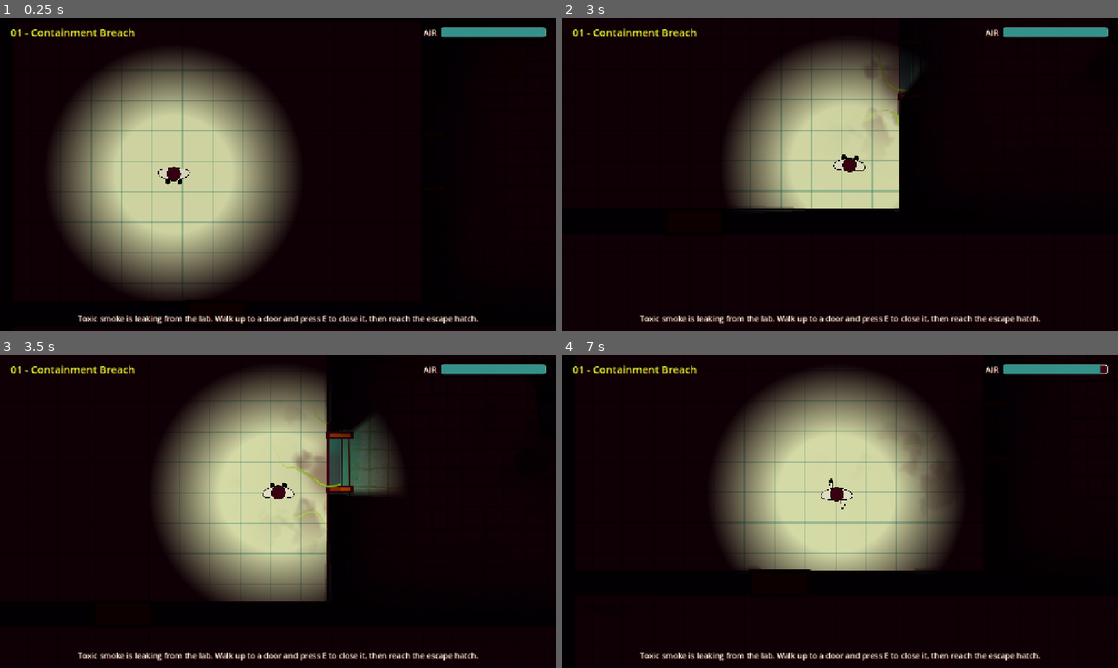
Above: before the commit, frames 1-4 (two rows, left to right).
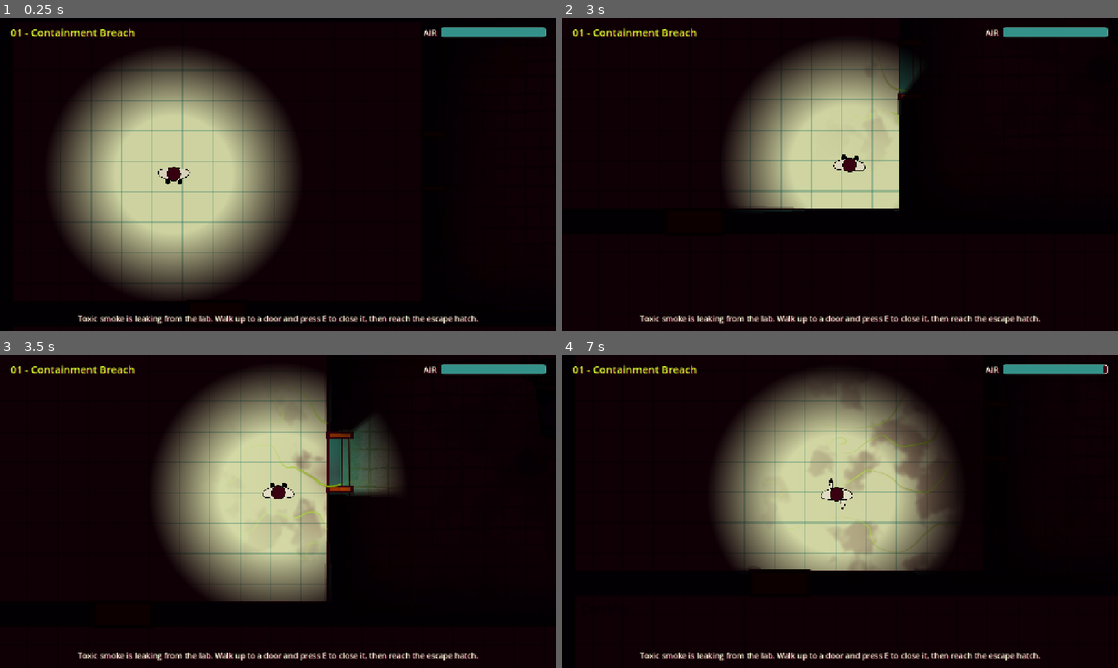
Above: after the commit, the same moments.

Repository: lvntszcs/jam26
Game: Godot game, scene res://scenes/main.tscn
Same seed, same stepped clock (60 frames per second), same inputs: the game is played once before the commit and once after it.
Inputs:
- Up to frame 1 (0.25 s): no input
- Up to frame 2 (3 s): tap E (interact) at 0.5, 1.35, 2, 2.85 s; hold D (move_right) 0.53-1.28 s; hold E (interact) 0.53-1.28 s; hold S (move_down) 1.28-2.03 s; hold D (move_right) 2.03-2.78 s; hold E (interact) 2.03-2.78 s; hold W (move_up) from 2.78 s (still down)
- Up to frame 3 (3.5 s): keep holding W (move_up)
- Up to frame 4 (7 s): tap E (interact) at 3.5, 4.35, 5.85 s; release W (move_up) at 3.53 s; hold E (interact) 3.53-4.28 s; hold A (move_left) 3.53-5.03 s; hold S (move_down) 5.03-5.78 s; hold E (interact) 5.03-5.78 s; hold D (move_right) 5.78-6.53 s; hold W (move_up) from 6.53 s (still down); hold E (interact) from 6.53 s (still down)

Frame 1 is identical in both runs. In frame 2, 0.3% of the frame differs, in the area x 56-61%, y 16-34%; in frame 3, 0.3%; in frame 4, 2.8%, in the area x 39-98%, y 3-69%.

Commit message:
Only let smoke through a door once it has spread up to it
Door flow used the rooms' average smoke, so the next room filled while the drawn
smoke was still far from the door. Flow is now gated by the smoke grid's density
at the doorway, the Level steps the grids together with the gameplay smoke, and
the grid spreads fast enough (substeps, spread_speed 40) to keep up with it.

Co-Authored-By: Claude Opus 5.5 <noreply@anthropic.com>

Diff:
--- a/config/smoke.tres
+++ b/config/smoke.tres
@@ -15,5 +15,5 @@
 edge_softness = 0.3
 edge_mask_size = 700.0
 cell_size = 50.0
-spread_speed = 6.0
+spread_speed = 40.0
 fill_speed = 2.0
--- a/scripts/level/level.gd
+++ b/scripts/level/level.gd
@@ -30,6 +30,7 @@
 var _prompt := ""
 var _focus: GameObject
 var _highlight: Sprite2D
+var _smoke_surfaces := {}
 
 
 func _ready() -> void:
@@ -83,12 +84,27 @@
 	return result
 
 
+## How thick the smoke is in `room` right next to `door`.
+func doorway_smoke(door: Door, room: Room) -> float:
+	var surface: SmokeSurface = _smoke_surfaces.get(room)
+	return surface.density_at(door.global_position) if surface else room.smoke
+
+
+## 0 to 1: how freely smoke leaves `source` through `door`. Smoke only passes through once the
+## drawn smoke has spread up to the door, and fully once it is as thick there as the room average.
+func _doorway_gate(door: Door, source: Room) -> float:
+	if source.smoke <= 0.0:
+		return 0.0
+	return minf(1.0, doorway_smoke(door, source) / source.smoke)
+
+
 func step_smoke(delta: float) -> void:
 	for door in doors:
 		if door.is_open and door.rooms.size() == 2:
 			var a := door.rooms[0]
 			var b := door.rooms[1]
-			var flow := door_flow * (a.smoke - b.smoke) * delta
+			var source := a if a.smoke > b.smoke else b
+			var flow := door_flow * (a.smoke - b.smoke) * delta * _doorway_gate(door, source)
 			a.smoke -= flow / a.capacity()
 			b.smoke += flow / b.capacity()
 	for object in objects:
@@ -96,6 +112,8 @@
 			object.room.smoke = object.affect_smoke(object.room.smoke, delta)
 	for room in rooms:
 		room.smoke = clampf(room.smoke, 0.0, 1.0)
+	for surface: SmokeSurface in _smoke_surfaces.values():
+		surface.simulate(delta)
 
 
 func interact(by: Player) -> void:
@@ -168,6 +186,7 @@
 		var surface := SmokeSurface.new()
 		surface.setup(self, room, config)
 		room.add_child(surface)
+		_smoke_surfaces[room] = surface
 
 
 ## Darkens the world with a CanvasModulate and gives the player's light its settings.
--- a/scripts/smoke/smoke_config.gd
+++ b/scripts/smoke/smoke_config.gd
@@ -4,8 +4,9 @@
 ## How the smoke looks and spreads on screen. The default is res://config/smoke.tres, and a
 ## Level can use its own through its `smoke_config` property. The smoke art itself (the
 ## tileable animation frames) is `smoke_frames` in res://art/art_theme.tres.
-## These settings only change the visuals: how much smoke a room holds, and how dangerous it
-## is, is decided by the smoke sources, vents and doors.
+## Apart from `spread_speed` and `cell_size` (smoke passes a door once it has spread up to it),
+## these settings only change the visuals: how much smoke a room holds is decided by the smoke
+## sources, vents and doors.
 
 const DEFAULT_PATH := "res://config/smoke.tres"
 
@@ -47,8 +48,9 @@
 @export_group("Spread")
 ## Size of one cell of the on-screen density grid, in world pixels. Smaller = finer detail.
 @export var cell_size := 50.0
-## How fast smoke spreads across a room from where it comes in.
-@export var spread_speed := 6.0
+## How fast smoke spreads across a room from where it comes in. Doors only let smoke through
+## once it has spread up to them, so this also sets how soon smoke reaches the next room.
+@export var spread_speed := 40.0
 ## How quickly the drawn amount of smoke catches up with the room's actual smoke level.
 @export var fill_speed := 2.0
 
--- a/scripts/smoke/smoke_surface.gd
+++ b/scripts/smoke/smoke_surface.gd
@@ -4,7 +4,10 @@
 ## where it comes in (smoke sources, open doors from smokier rooms) and removed where it leaves
 ## (running vents, open doors to cleaner rooms), then spreads cell to cell. The grid's total
 ## follows the room's gameplay smoke level, so it only changes where the smoke is drawn,
-## not how much there is. The grid is drawn by smoke.gdshader with the ArtTheme's smoke frames.
+## not how much there is. Doors only pass smoke once the grid's smoke has spread up to them
+## (see Level.doorway_smoke), so smoke never shows up in the next room before reaching the door.
+## The Level steps the grid together with the gameplay smoke. The grid is drawn by
+## smoke.gdshader with the ArtTheme's smoke frames.
 ## Created by the Level, so it isn't saved in any scene.
 
 const SHADER := preload("res://scripts/smoke/smoke.gdshader")
@@ -63,14 +66,18 @@
 
 
 func _process(delta: float) -> void:
-	_simulate(delta)
 	_upload()
 	_animate(delta)
 
 
+## How thick the drawn smoke is at a point in the room (0 to 1).
+func density_at(point: Vector2) -> float:
+	return _cells[_cell_at(point)]
+
+
 ## Moves the grid's total toward the room's smoke level at the entry or exit points,
 ## then lets it spread.
-func _simulate(delta: float) -> void:
+func simulate(delta: float) -> void:
 	var mean := 0.0
 	for value in _cells:
 		mean += value
@@ -85,7 +92,11 @@
 			var per_point := change * _cells.size() / points.size()
 			for i in points:
 				_cells[i] = clampf(_cells[i] + per_point, 0.0, 1.0)
-	_spread(minf(1.0, config.spread_speed * delta))
+	# Spreading more than one cell's worth per step is unstable, so fast spreading takes substeps.
+	var amount := config.spread_speed * delta
+	var steps := maxi(1, ceili(amount))
+	for step in steps:
+		_spread(amount / steps)
 
 
 func _spread(rate: float) -> void:
Not shown, changed: AGENTS.md
Not shown, changed: art/README.md
